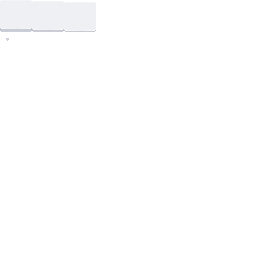
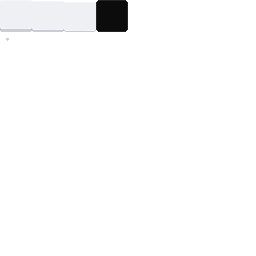
Layered file, before and after one edit (256 × 256). Changes by layer:
painted on "Layer 1" over (96, 0, 128, 32)
